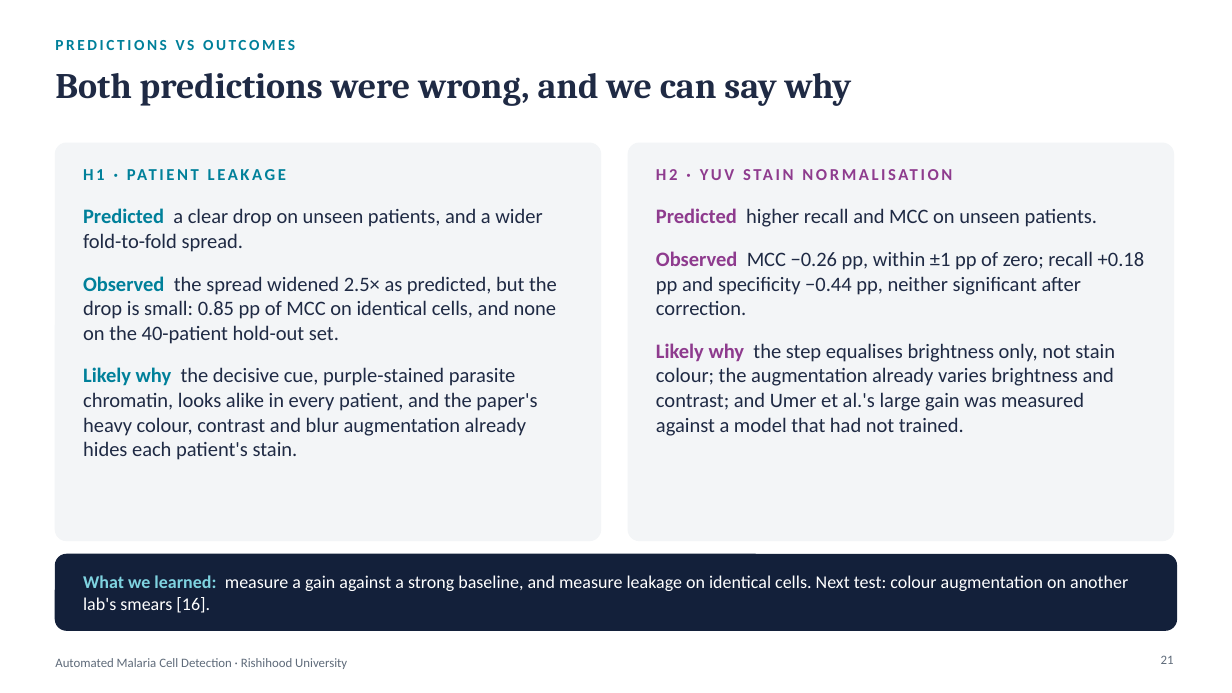
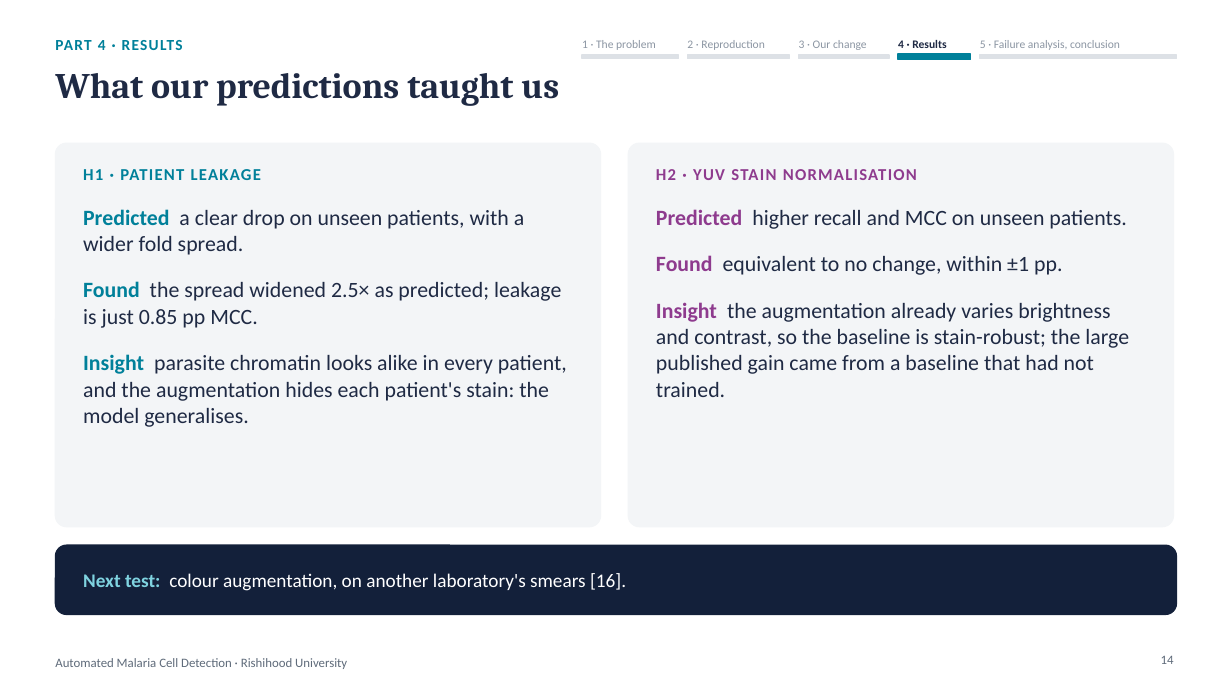
Before and after one commit to amathziah/malaria-detection, a slide deck: slide 14 of slides/Malaria_Phase3_Final.pptx (slide 21 before the commit). Drawn at 1232x693 pixels with LibreOffice and Linux fonts; fonts in the diff are those of the drawing. Boxes give left, top, right and bottom in pixels: in the first picture for what was removed or moved away, otherwise in the second. Text is boxed around its words. In the diff, an @@ line names an element or a change of style, - is before the commit and + after.

Commit message:
Deck: 17 slides in five parts, with a part tracker and a visual roadmap
Opening, then the brief's steps as five parts (problem, reproduction, our change, results, failure analysis and conclusion), each a PowerPoint section. The roadmap is a journey with a headline number per part. New failure-analysis figure from src/deck_figures.py: A1's errors per held-out patient.

```diff
--- a/slides/Malaria_Phase3_Final.pptx
+++ b/slides/Malaria_Phase3_Final.pptx
@@ text removed at (55, 40, 295, 50) @@
-PREDICTIONS VS OUTCOMES
@@ text added at (55, 40, 183, 50), 12 pt, text #00809A, bold @@
+PART 4 · RESULTS
@@ text added at (582, 40, 656, 50), 9 pt, text #8C96A3 @@
+1 · The problem
@@ rectangle added at (582, 55, 678, 58), fill #DDE1E6, outline #DDE1E6 1 pt @@
@@ text added at (687, 40, 764, 50), 9 pt, text #8C96A3 @@
+2 · Reproduction
@@ rectangle added at (688, 55, 789, 58), fill #DDE1E6, outline #DDE1E6 1 pt @@
@@ text added at (799, 40, 867, 50), 9 pt, text #8C96A3 @@
+3 · Our change
@@ rectangle added at (799, 55, 889, 58), fill #DDE1E6, outline #DDE1E6 1 pt @@
@@ text added at (898, 40, 946, 48), 9 pt, text #1F2A44, bold @@
+4 · Results
@@ rectangle added at (898, 54, 970, 59), fill #00809A, outline #00809A 1 pt @@
@@ text added at (980, 40, 1120, 50), 9 pt, text #8C96A3 @@
+5 · Failure analysis, conclusion
@@ rectangle added at (980, 55, 1177, 58), fill #DDE1E6, outline #DDE1E6 1 pt @@
@@ title at (55, 73, 559, 106): text changed @@
-Both predictions were wrong, and we can say why
+What our predictions taught us
@@ rounded rectangle: place and size @@
-rounded rectangle at (55, 143, 601, 541)
+rounded rectangle at (55, 143, 601, 527)
@@ rounded rectangle: place and size @@
-rounded rectangle at (628, 143, 1174, 541)
+rounded rectangle at (628, 143, 1174, 527)
@@ text "H1 · PATIENT LEAKAGE" at (83, 169, 261, 180): letter spacing 2 to 1 pt @@
@@ text "H2 · YUV STAIN NORMALISATION" at (656, 169, 917, 180): letter spacing 2 to 1 pt @@
@@ text at (83, 209, 567, 427): text changed; size 16 to 17 pt @@
-Predicted a clear drop on unseen patients, and a wider fold-to-fold spread.
-Observed the spread widened 2.5× as predicted, but the drop is small: 0.85 pp of MCC on identical cells, and none on the 40-patient hold-out set.
-Likely why the decisive cue, purple-stained parasite chromatin, looks alike in every patient, and the paper's heavy colour, contrast and blur augmentation already hides each patient's stain.
+Predicted a clear drop on unseen patients, with a wider fold spread.
+Found the spread widened 2.5× as predicted; leakage is just 0.85 pp MCC.
+Insight parasite chromatin looks alike in every patient, and the augmentation hides each patient's stain: the model generalises.
@@ text at (656, 209, 1126, 229): size 16 to 17 pt in "Predicted higher recall and MCC on unseen ..."; more space between paragraphs @@
@@ text at (656, 255, 1129, 397): text changed; size 16 to 17 pt @@
-Observed MCC −0.26 pp, within ±1 pp of zero; recall +0.18 pp and specificity −0.44 pp, neither significant after correction.
-Likely why the step equalises brightness only, not stain colour; the augmentation already varies brightness and contrast; and Umer et al.'s large gain was measured against a model that had not trained.
+Found equivalent to no change, within ±1 pp.
+Insight the augmentation already varies brightness and contrast, so the baseline is stain-robust; the large published gain came from a baseline that had not trained.
@@ proportions changed in 3 elements at (55, 143, 601, 527), (628, 143, 1174, 527), (55, 545, 1177, 615) @@
@@ rounded rectangle: place and size @@
-rounded rectangle at (55, 555, 1177, 630)
+rounded rectangle at (55, 545, 1177, 615)
@@ text at (83, 573, 626, 591): text changed; size 14 to 15 pt @@
-What we learned: measure a gain against a strong baseline, and measure leakage on identical cells. Next test: colour augmentation on another lab's smears [16].
+Next test: colour augmentation, on another laboratory's smears [16].
@@ page number at (1161, 656, 1174, 664): text changed @@
-21
+14
```
Also in this commit, not shown: 7 other slides changed, 10 slides added, 19 slides removed, 7 other files.
